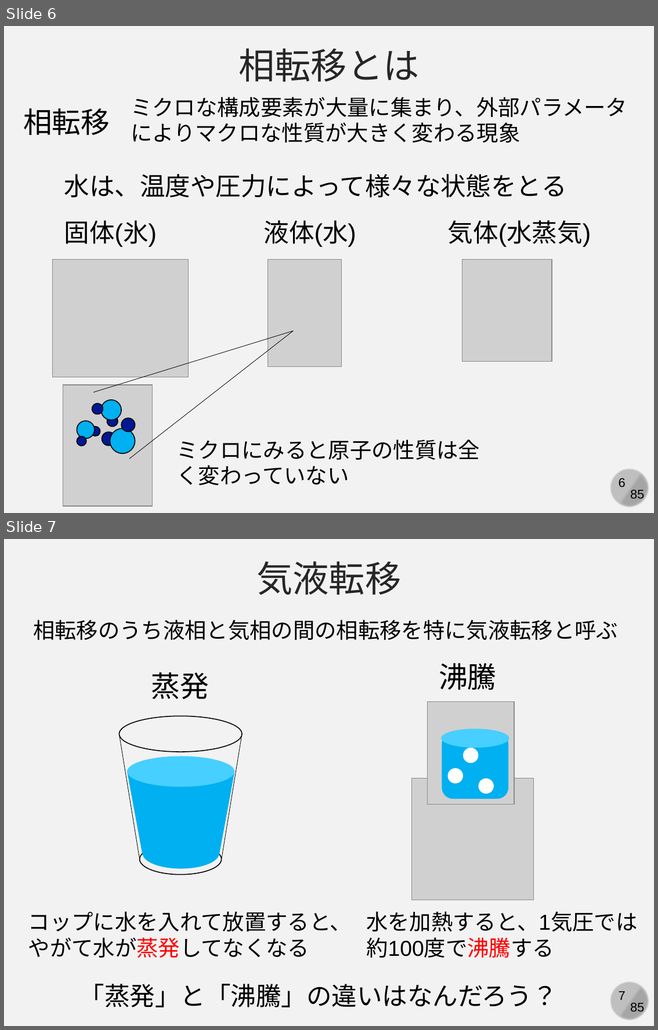
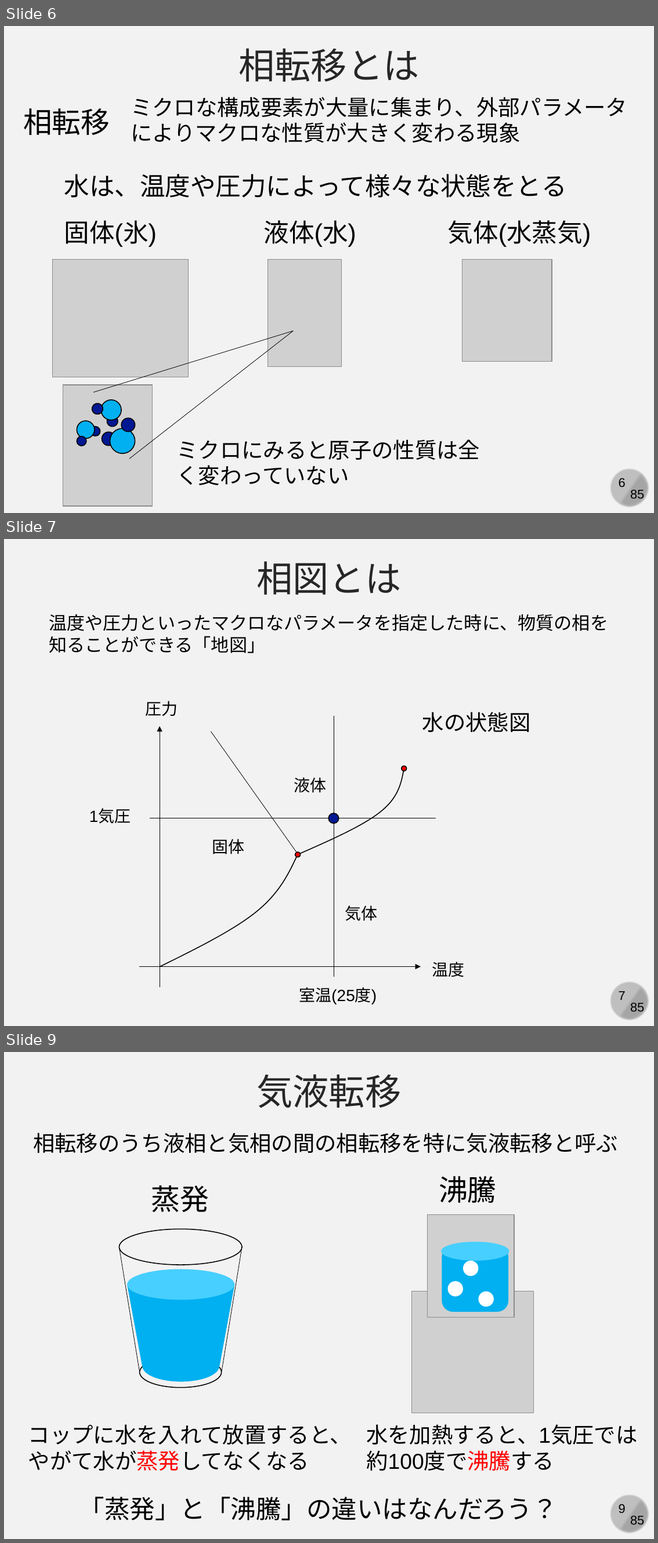
Before and after one commit to kaityo256/yamagata2022, a slide deck: 05_md_advanced/yamagata05.pptx. Shown one above the other, each under a label of ours: slides 6 and 7 before the commit, slides 6, 7 and 9 after it; the slides between them are not shown. The pictures are 658x1030 and 658x1543 pixels, drawn with LibreOffice and Linux fonts; fonts in the diff are those of the drawing; grey boxes stand for pictures. Boxes give left, top, right and bottom in pixels: in the first picture for what was removed or moved away, otherwise in the second. Text is boxed around its words. In the diff, an @@ line names an element or a change of style, - is before the commit and + after.

```diff
--- a/05_md_advanced/yamagata05.pptx
+++ b/05_md_advanced/yamagata05.pptx
@@ slide 7 added at bbox=[4, 539, 654, 1026], background #F2F2F2; not listed: 4 template elements that a slide beside it also shows @@
@@ text added at bbox=[257, 561, 401, 595], 40 pt, text #262626 @@
+相図とは
@@ text added at bbox=[49, 614, 608, 653], 20 pt, text #000000 @@
+温度や圧力といったマクロなパラメータを指定した時に、物質の相を
+知ることができる「地図」
@@ text added at bbox=[146, 701, 178, 716], 18 pt, text #000000 @@
+圧力
@@ text added at bbox=[422, 712, 531, 732], 24 pt, text #000000 @@
+水の状態図
@@ arrow added from (159, 987) to (159, 726), #000000 0.5 pt @@
@@ line added from (333, 716) to (333, 977), #000000 0.5 pt @@
@@ line added from (297, 854) to (210, 732), #000000 0.5 pt @@
@@ text added at bbox=[294, 777, 326, 793], 18 pt, text #000000 @@
+液体
@@ freeform shape added at bbox=[297, 768, 404, 855], outline #000000 1 pt @@
@@ ellipse added at bbox=[401, 766, 406, 771], fill #FF0000, outline #000000 1 pt @@
@@ text added at bbox=[89, 809, 131, 824], 18 pt, text #000000 @@
+1気圧
@@ ellipse added at bbox=[328, 813, 339, 824], fill #011893, outline #000000 1 pt @@
@@ line added from (150, 819) to (436, 819), #000000 0.5 pt @@
@@ text added at bbox=[212, 839, 245, 855], 18 pt, text #000000 @@
+固体
@@ freeform shape added at bbox=[160, 854, 297, 966], outline #000000 1 pt @@
@@ ellipse added at bbox=[295, 852, 300, 857], fill #FF0000, outline #000000 1 pt @@
@@ text added at bbox=[345, 906, 378, 921], 18 pt, text #000000 @@
+気体
@@ arrow added from (139, 966) to (420, 966), #000000 0.5 pt @@
@@ text added at bbox=[432, 962, 465, 977], 18 pt, text #000000 @@
+温度
@@ text added at bbox=[299, 987, 376, 1005], 18 pt, text #000000 @@
+室温(25度)
@@ what was slide 7 is now slide 9 @@
@@ page number at bbox=[618, 1504, 625, 1513]: text changed @@
-7
+9
```
Also in this commit, not shown: 3 other slides added.
